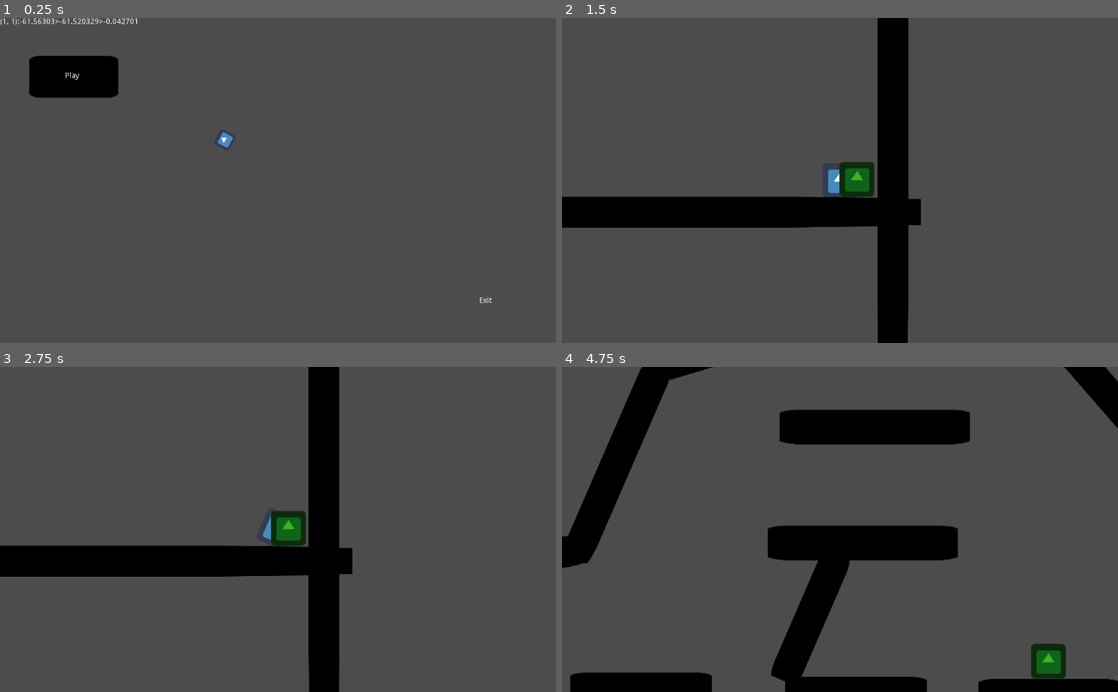
Above: before the commit, frames 1-4 (two rows, left to right).
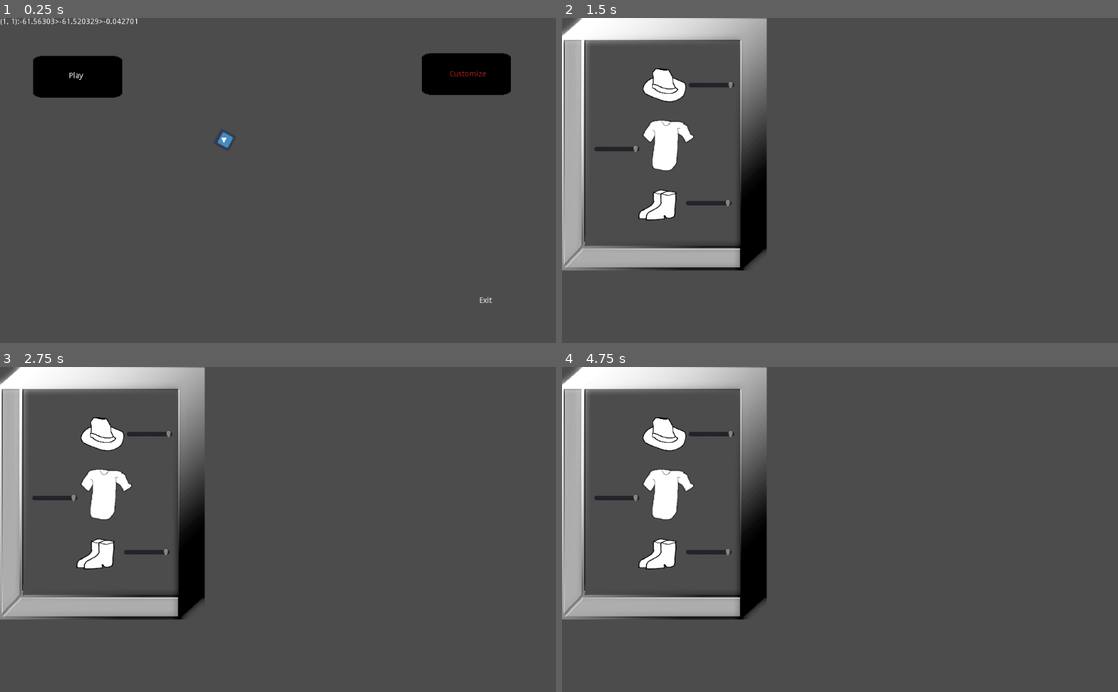
Above: after the commit, the same moments.

Repository: ChibiDenDen/Jook
Game: Godot game, scene res://Scenes/MainMenu/MainMenu.tscn
Two runs of this game, one before a commit and one after it. Both use one fixed random seed, a clock stepped at 60 frames per second and the inputs below. This scene is started directly instead of the project's main scene. The engine's default icon, where the game draws it, is replaced by a stand-in: a white triangle on a blue panel in a dark square.
Inputs (mouse positions are in pixels of both pictures, inside the frame that each line leads up to):
- Up to frame 1 (0.25 s): no input
- Up to frame 2 (1.5 s): click (1029, 73) at 0.5 s, where only the run after the commit has a clickable "Customize"; click (634, 76) at 1.25 s, where only the run before the commit has a clickable "Play"
- Up to frame 3 (2.75 s): tap Enter at 2 s; move the mouse to (400, 513) at 2.02 s; hold Right (ui_right) from 2.03 s (still down); click (400, 513) at 2.17 s
- Up to frame 4 (4.75 s): move the mouse to (728, 545) at 2.77 s; release Right (ui_right) at 2.78 s; hold Left (ui_left) 2.78-3.53 s; tap Space at 3.5 s; move the mouse to (895, 458) at 3.52 s; hold Right (ui_right) 3.53-4.28 s; move the mouse to (812, 594) at 4.27 s; hold Up (ui_up) from 4.28 s (still down); click (812, 594) at 4.42 s

The runs differ from the first frame. In frame 1, 2.3% of the frame differs, in the area x 5-92%, y 10-25%; in frame 2, 22%; in frame 3, 22%; in frame 4, 30%, in the area x 0-100%, y 0-100%.

Commit message:
Add customize

Diff:
--- /dev/null
+++ b/Scenes/Customize/Customize.tscn
@@ -0,0 +1,75 @@
+[gd_scene load_steps=7 format=2]
+
+[ext_resource path="res://Scenes/Customize/shirt.png" type="Texture" id=1]
+[ext_resource path="res://Scenes/Customize/box.png" type="Texture" id=2]
+[ext_resource path="res://Scenes/Customize/update_color.gd" type="Script" id=3]
+[ext_resource path="res://Scenes/Customize/hat.png" type="Texture" id=4]
+[ext_resource path="res://Scenes/Customize/boots.png" type="Texture" id=5]
+
+[sub_resource type="Gradient" id=1]
+offsets = PoolRealArray( 0, 0.163743, 0.339181, 0.532164, 0.783626, 1 )
+colors = PoolColorArray( 0, 0, 0, 1, 1, 0, 0, 1, 0, 0.132813, 1, 1, 0.0546875, 1, 0, 1, 0.976563, 0.892639, 0, 1, 1, 1, 1, 1 )
+
+[node name="Build" type="Node2D"]
+position = Vector2( 0.629944, 0 )
+
+[node name="box" type="Sprite" parent="."]
+position = Vector2( 187.846, 232.806 )
+texture = ExtResource( 2 )
+script = ExtResource( 3 )
+colors_map = SubResource( 1 )
+
+[node name="top" type="Sprite" parent="box"]
+position = Vector2( 2.20694, -106.985 )
+scale = Vector2( 0.39733, 0.396152 )
+texture = ExtResource( 4 )
+
+[node name="topHSlider" type="HSlider" parent="box"]
+margin_left = 43.6847
+margin_top = -118.697
+margin_right = 129.685
+margin_bottom = -97.6966
+max_value = 1.0
+step = 0.01
+value = 1.0
+__meta__ = {
+"_edit_use_anchors_": false
+}
+
+[node name="low" type="Sprite" parent="box"]
+position = Vector2( -14.488, 112.363 )
+scale = Vector2( 0.429169, 0.350455 )
+texture = ExtResource( 5 )
+
+[node name="lowHSlider" type="HSlider" parent="box"]
+margin_left = 39.167
+margin_top = 98.7121
+margin_right = 125.167
+margin_bottom = 119.712
+max_value = 1.0
+step = 0.01
+value = 1.0
+__meta__ = {
+"_edit_use_anchors_": false
+}
+
+[node name="mid" type="Sprite" parent="box"]
+position = Vector2( 16.2656, -1.14378 )
+scale = Vector2( 0.72027, 0.732348 )
+texture = ExtResource( 1 )
+offset = Vector2( -3.77551, -11.3265 )
+
+[node name="midHSlider" type="HSlider" parent="box"]
+margin_left = -130.301
+margin_top = -1.19521
+margin_right = -44.3014
+margin_bottom = 19.8048
+max_value = 1.0
+step = 0.01
+value = 1.0
+__meta__ = {
+"_edit_use_anchors_": false
+}
+[connection signal="value_changed" from="box/topHSlider" to="box" method="_on_topHSlider_value_changed"]
+[connection signal="value_changed" from="box/lowHSlider" to="box" method="_on_lowHSlider_value_changed"]
+[connection signal="value_changed" from="box/midHSlider" to="box" method="_on_midHSlider_value_changed"]
--- /dev/null
+++ b/Scenes/Customize/update_color.gd
@@ -0,0 +1,28 @@
+extends Sprite
+
+
+# Declare member variables here. Examples:
+# var a = 2
+# var b = "text"
+
+
+# Called when the node enters the scene tree for the first time.
+func _ready():
+	pass # Replace with function body.
+
+
+# Called every frame. 'delta' is the elapsed time since the previous frame.
+#func _process(delta):
+#	pass
+
+export(Gradient) var colors_map:Gradient
+
+
+func _on_topHSlider_value_changed(value):
+	$top.self_modulate = colors_map.interpolate(value)
+
+func _on_midHSlider_value_changed(value):
+	$mid.self_modulate = colors_map.interpolate(value)
+
+func _on_lowHSlider_value_changed(value):
+	$low.self_modulate = colors_map.interpolate(value)
--- a/Scenes/MainMenu/MainMenu.gd
+++ b/Scenes/MainMenu/MainMenu.gd
@@ -18,3 +18,7 @@
 
 func _on_PlayButton_pressed():
 	get_tree().change_scene("res://Scenes/PhysicsGame.tscn")
+
+
+func _on_CustomizeButton_pressed():
+	get_tree().change_scene("res://Scenes/Customize/Customize.tscn")
--- a/Scenes/MainMenu/MainMenu.tscn
+++ b/Scenes/MainMenu/MainMenu.tscn
@@ -28,10 +28,11 @@
 
 [node name="PlayButton" type="TextureButton" parent="."]
 self_modulate = Color( 0, 0, 0, 1 )
-margin_left = 54.0
+margin_left = 60.6072
 margin_top = 70.0
-margin_right = 218.0
+margin_right = 224.607
 margin_bottom = 147.0
+rect_pivot_offset = Vector2( 124.214, 67.321 )
 texture_normal = ExtResource( 2 )
 expand = true
 __meta__ = {
@@ -44,6 +45,30 @@
 margin_right = 106.352
 margin_bottom = 44.218
 text = "Play"
+__meta__ = {
+"_edit_use_anchors_": false
+}
+
+[node name="CustomizeButton" type="TextureButton" parent="."]
+modulate = Color( 0.701961, 0.133333, 0.133333, 1 )
+self_modulate = Color( 0, 0, 0, 1 )
+margin_left = 777.008
+margin_top = 65.2806
+margin_right = 941.008
+margin_bottom = 142.281
+rect_pivot_offset = Vector2( 124.214, 67.321 )
+texture_normal = ExtResource( 2 )
+expand = true
+__meta__ = {
+"_edit_use_anchors_": false
+}
+
+[node name="Label" type="Label" parent="CustomizeButton"]
+margin_left = 51.2498
+margin_top = 32.1058
+margin_right = 119.25
+margin_bottom = 46.1058
+text = "Customize"
 __meta__ = {
 "_edit_use_anchors_": false
 }
@@ -81,3 +106,4 @@
 margin_bottom = 64.0
 texture = ExtResource( 2 )
 [connection signal="pressed" from="PlayButton" to="." method="_on_PlayButton_pressed"]
+[connection signal="pressed" from="CustomizeButton" to="." method="_on_CustomizeButton_pressed"]
Binary file added: Scenes/Customize/boots.png
Binary file added: Scenes/Customize/box.png
Binary file added: Scenes/Customize/hat.png
Binary file added: Scenes/Customize/shirt.png
Not shown, changed: .gitignore
